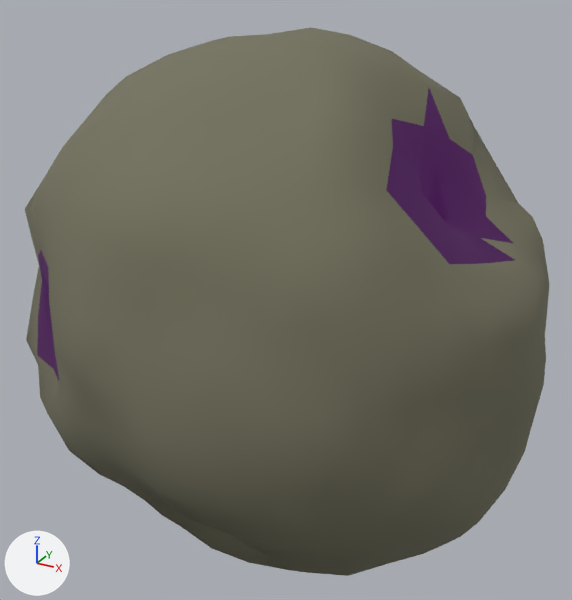
The glTF model assets/asteroids/asteroid_00.glb, before and after one commit.
Camera for both pictures: a camera (50 mm lens) standing at (1.45, -2.62, 1.42) and looking at (-0.01, 0.02, 0.1). Arrows for +X, +Y and +Z are at lower left; the lights stay in place. The picture after the commit comes second.

Objects in the first picture: 'Asteroid_00'.
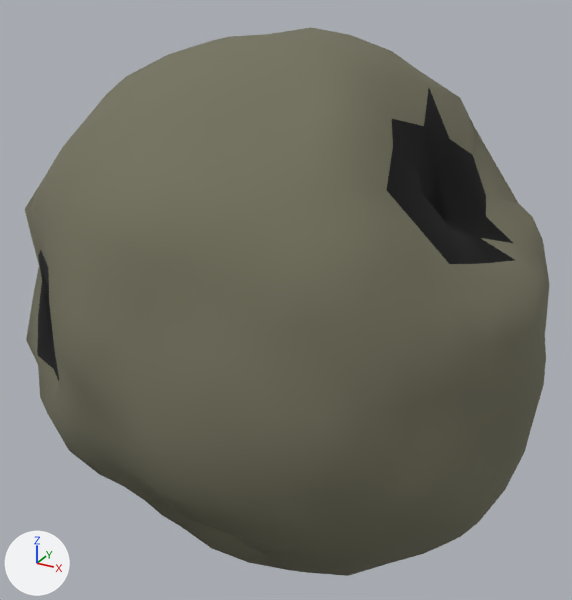
Changed parts and their boxes [x1, y1, x2, y2] in the pictures (572 x 600 px):
'Asteroid_00', recoloured, surface changed: [35, 86, 517, 382] in both

What changed in the scene script:
```text
Change mat_asteroidcrater_00:
    remove mat_asteroidcrater_00.emission_color = (0.042, 0.0, 0.063)  # dark purple #3a0047
    remove mat_asteroidcrater_00.emission_strength = 1.0
```
